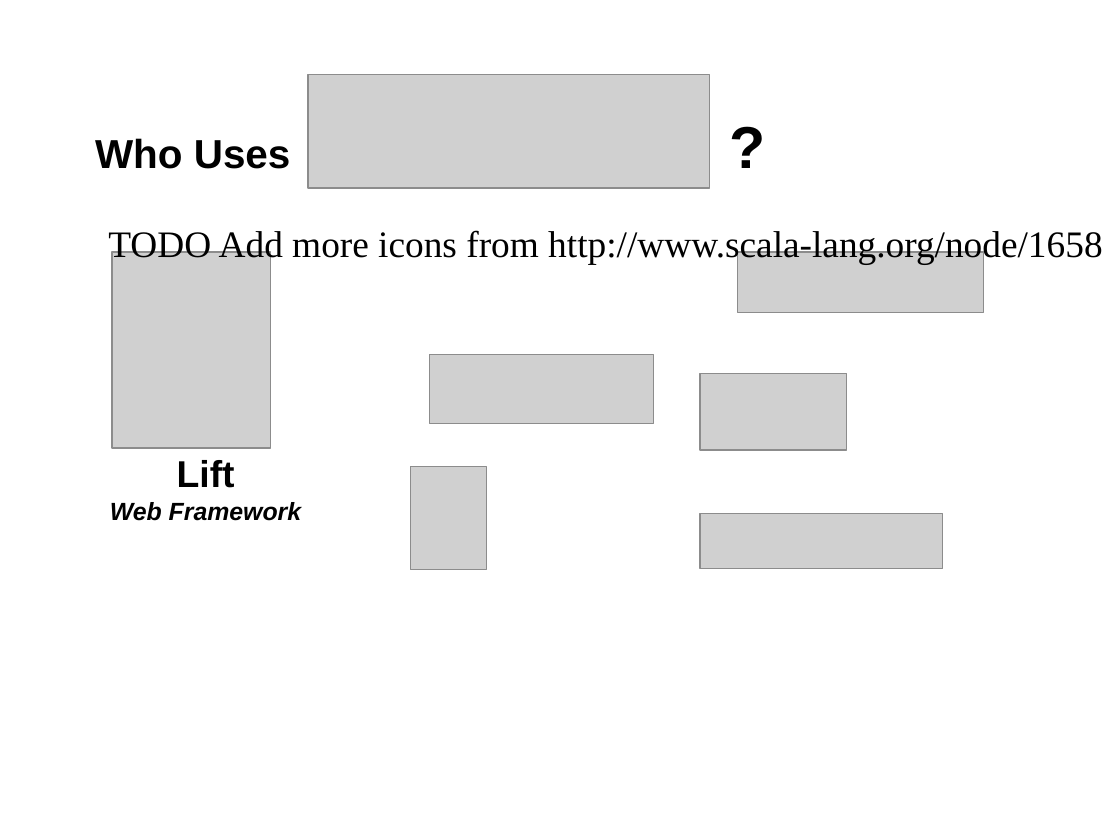
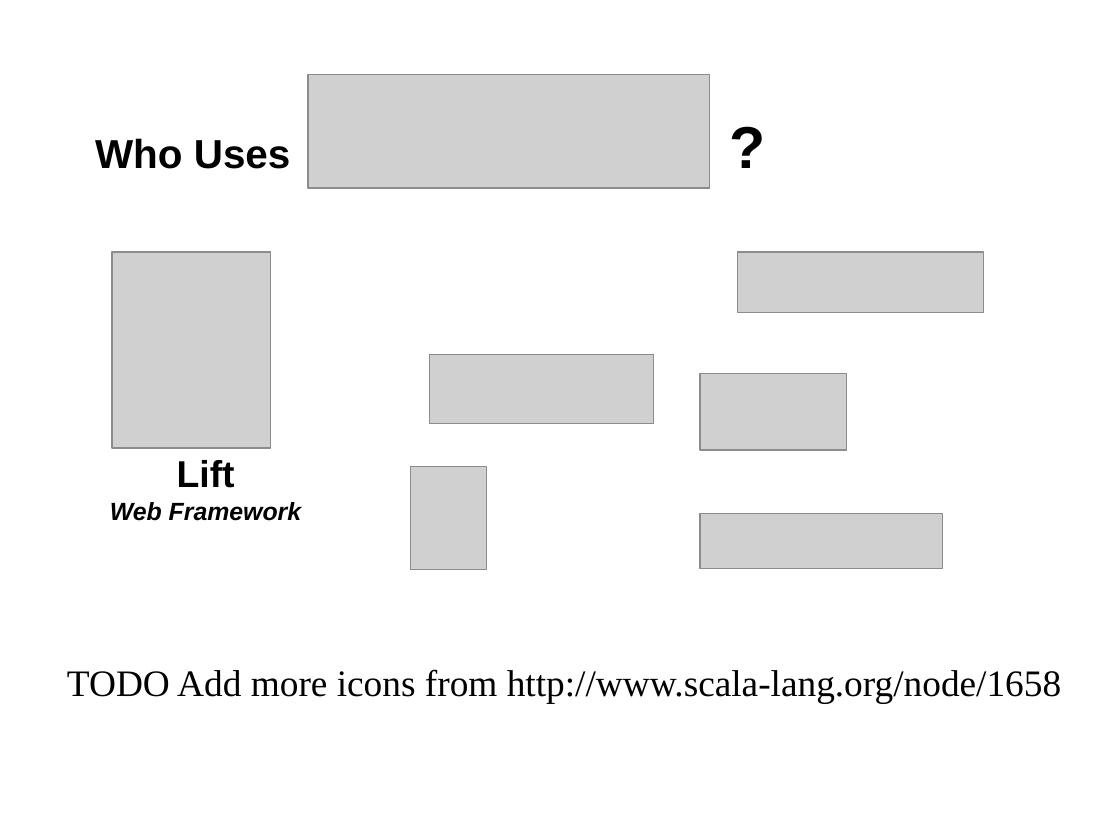
Before and after one commit to jgoodsen/agile2010, a slide deck: slide 1 of 03-scala.ppt (slide 5 before the commit). Drawn at 1120x840 pixels with LibreOffice and Linux fonts; fonts in the diff are those of the drawing; grey boxes stand for pictures; background and template pictures are left out. Boxes give left, top, right and bottom in pixels: in the first picture for what was removed or moved away, otherwise in the second. Text is boxed around its words. In the diff, an @@ line names an element or a change of style, - is before the commit and + after.

```diff
--- a/03-scala.ppt
+++ b/03-scala.ppt
@@ text "TODO Add more icons from ...": place and size @@
-text "TODO Add more icons from ..." at bbox=[108, 228, 1102, 264]
+text "TODO Add more icons from ..." at bbox=[67, 669, 1061, 703]
```
Also in this commit, not shown: 6 other slides changed, 10 slides added, 11 other files.
